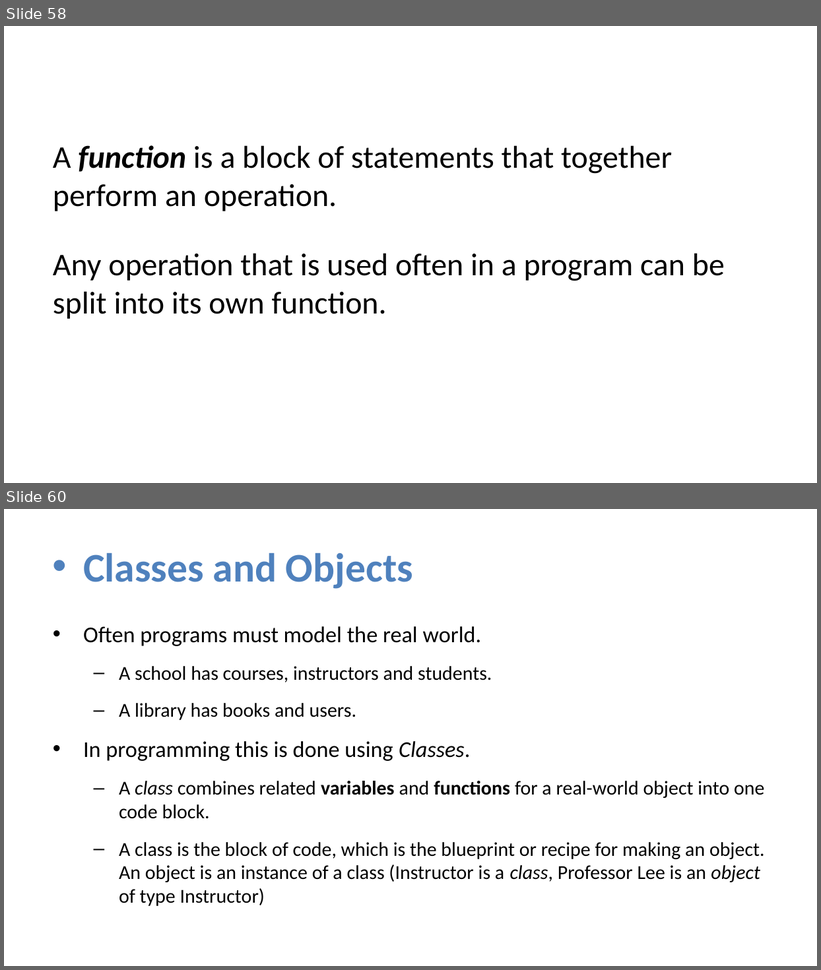
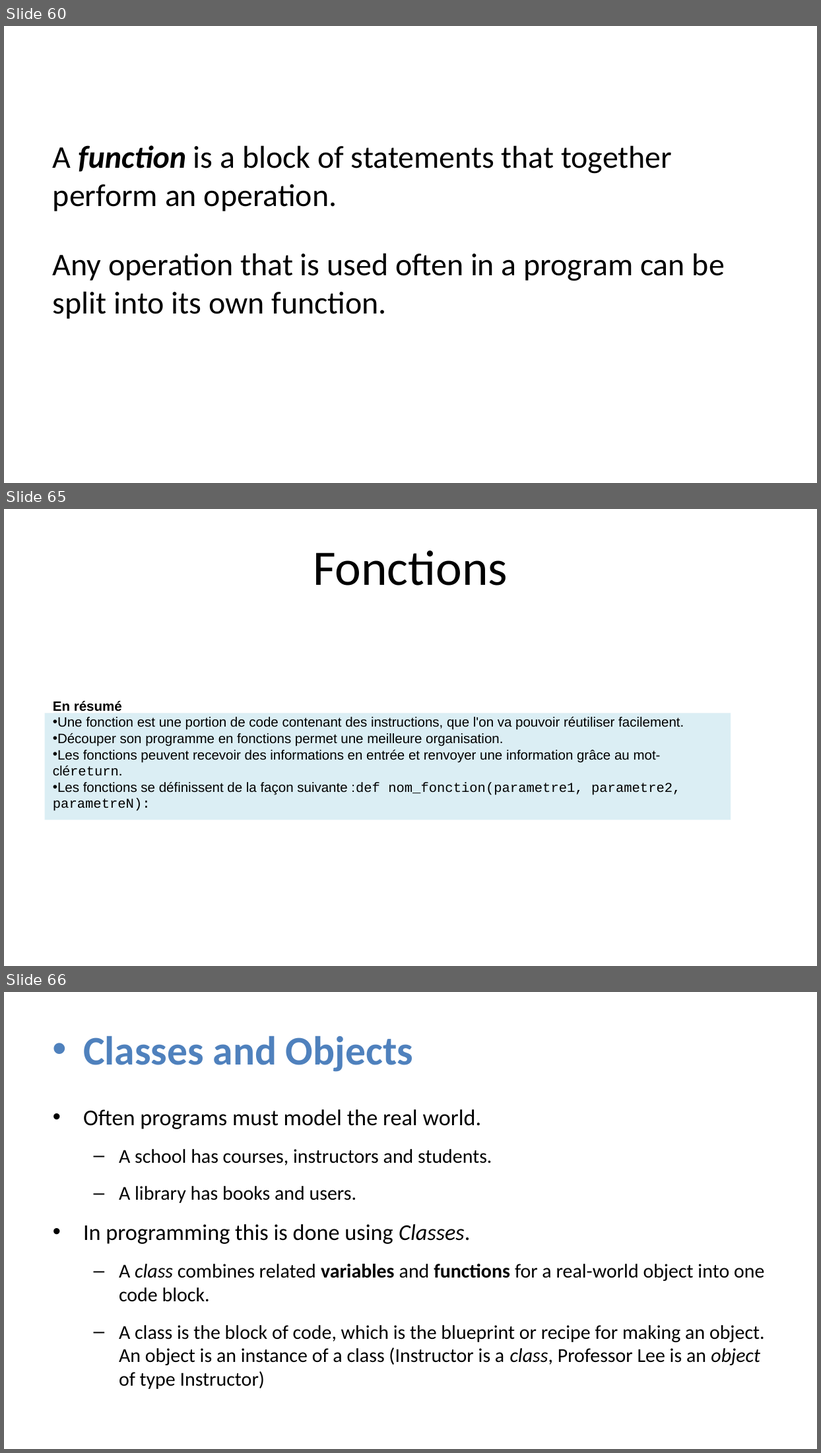
Before and after one commit to julienPalleau/Udemy, a slide deck: PythonParLaPratique 101 exercices/Python in 90 minutes [Enregistrement automatique].pptx. Shown one above the other, each under a label of ours: slides 58 and 60 before the commit, slides 60, 65 and 66 after it; the slides between them are not shown. The pictures are 821x970 and 821x1453 pixels, drawn with LibreOffice and Linux fonts; fonts in the diff are those of the drawing. Boxes give left, top, right and bottom in pixels: in the first picture for what was removed or moved away, otherwise in the second. Text is boxed around its words. In the diff, an @@ line names an element or a change of style, - is before the commit and + after.

```diff
--- a/PythonParLaPratique 101 exercices/Python in 90 minutes [Enregistrement automatique].pptx
+++ b/PythonParLaPratique 101 exercices/Python in 90 minutes [Enregistrement automatique].pptx
@@ slide 65 added at (x1=4, y1=509, x2=817, y2=966), background #FFFFFF @@
@@ title added at (x1=313, y1=551, x2=508, y2=586), 44 pt, text #000000 @@
+Fonctions
@@ text added at (x1=53, y1=701, x2=684, y2=811), 12 pt, text #000000 @@
+En résumé
+• Une fonction est une portion de code contenant des instructions, que l'on va pouvoir réutiliser facilement.
+• Découper son programme en fonctions permet une meilleure organisation.
+• Les fonctions peuvent recevoir des informations en entrée et renvoyer une information grâce au mot-cléreturn.
+• Les fonctions se définissent de la façon suivante :def nom_fonction(parametre1, parametre2, parametreN):
@@ what was slide 58 is now slide 60 @@
@@ what was slide 60 is now slide 66 @@
```
Also in this commit, not shown: 2 slides changed, 6 other slides added, 1 slide removed.
